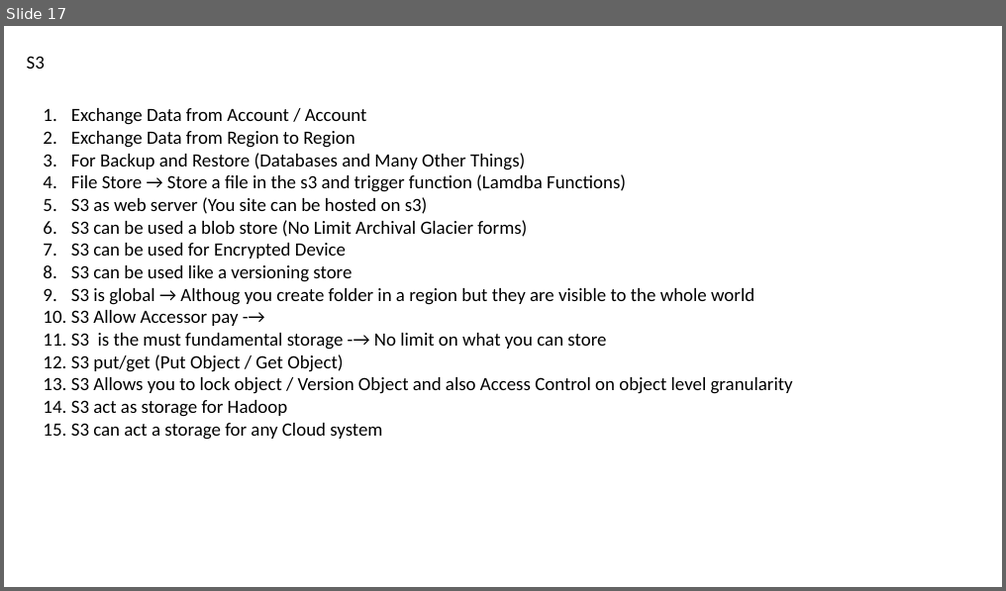
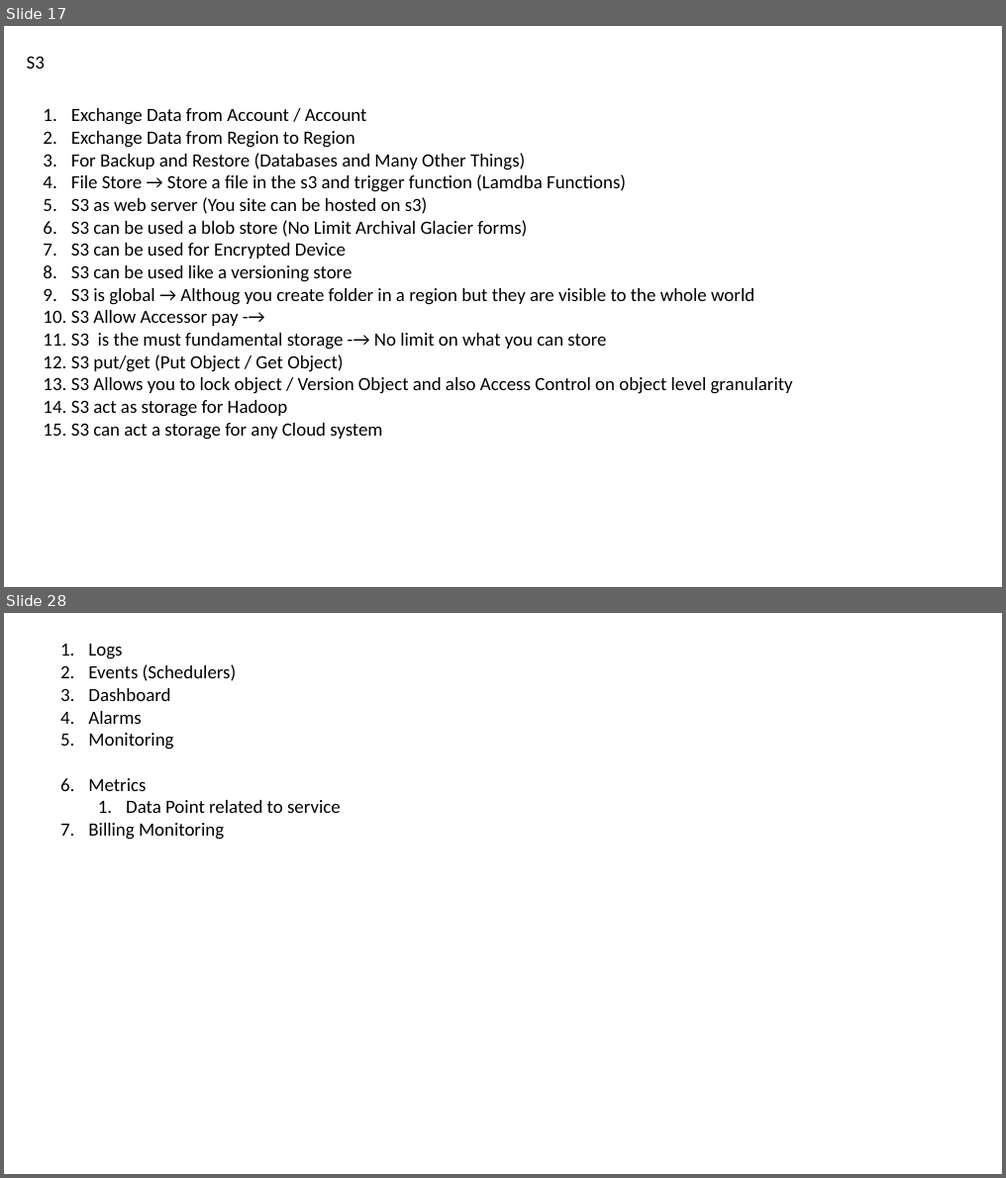
Before and after one commit to nileshdevdas/smcloudbasics, a slide deck: Day-1_BasicCloud.pptx. Shown one above the other, each under a label of ours: slide 17 before the commit, slides 17 and 28 after it; the slides between them are not shown. The pictures are 1006x591 and 1006x1178 pixels, drawn with LibreOffice and Linux fonts; fonts in the diff are those of the drawing. Boxes give left, top, right and bottom in pixels: in the first picture for what was removed or moved away, otherwise in the second. Text is boxed around its words. In the diff, an @@ line names an element or a change of style, - is before the commit and + after.

```diff
--- a/Day-1_BasicCloud.pptx
+++ b/Day-1_BasicCloud.pptx
@@ slide 28 added at (4,613,1002,1174), background #FFFFFF @@
@@ text added at (88,644,341,840), 18 pt, text #000000 @@
+1. Logs
+2. Events (Schedulers)
+3. Dashboard
+4. Alarms
+5. Monitoring
+6. Metrics
+  1. Data Point related to service
+7. Billing Monitoring
```
Also in this commit, not shown: 12 other slides added.
